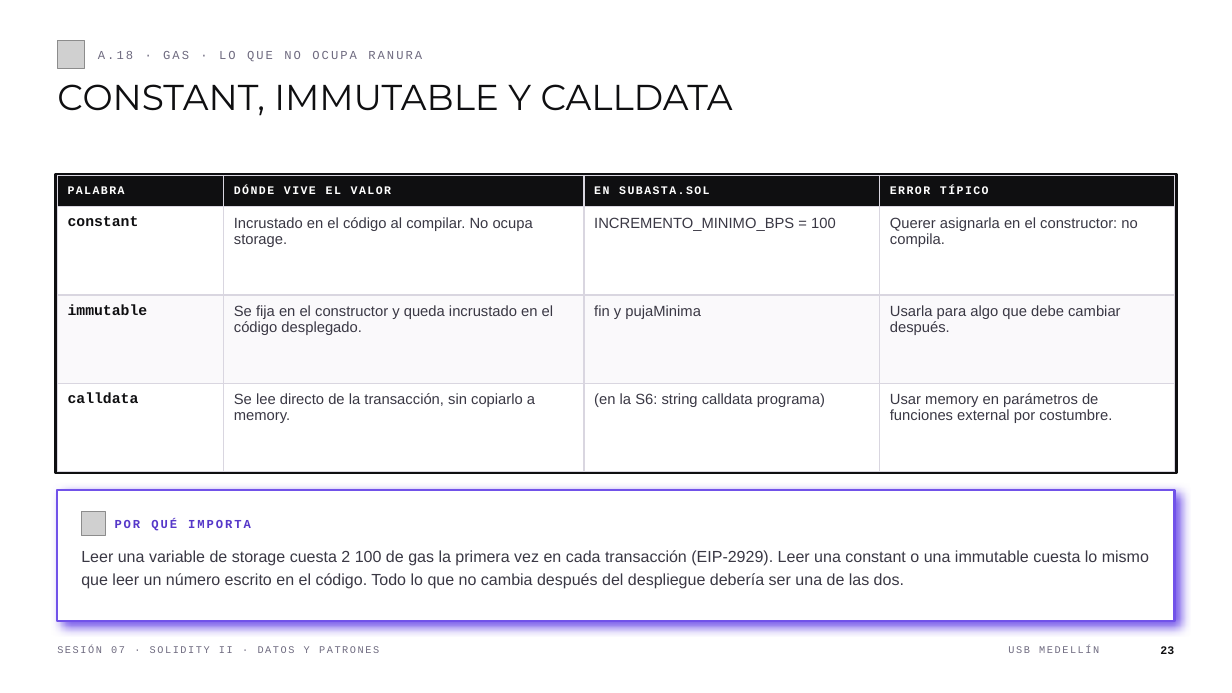
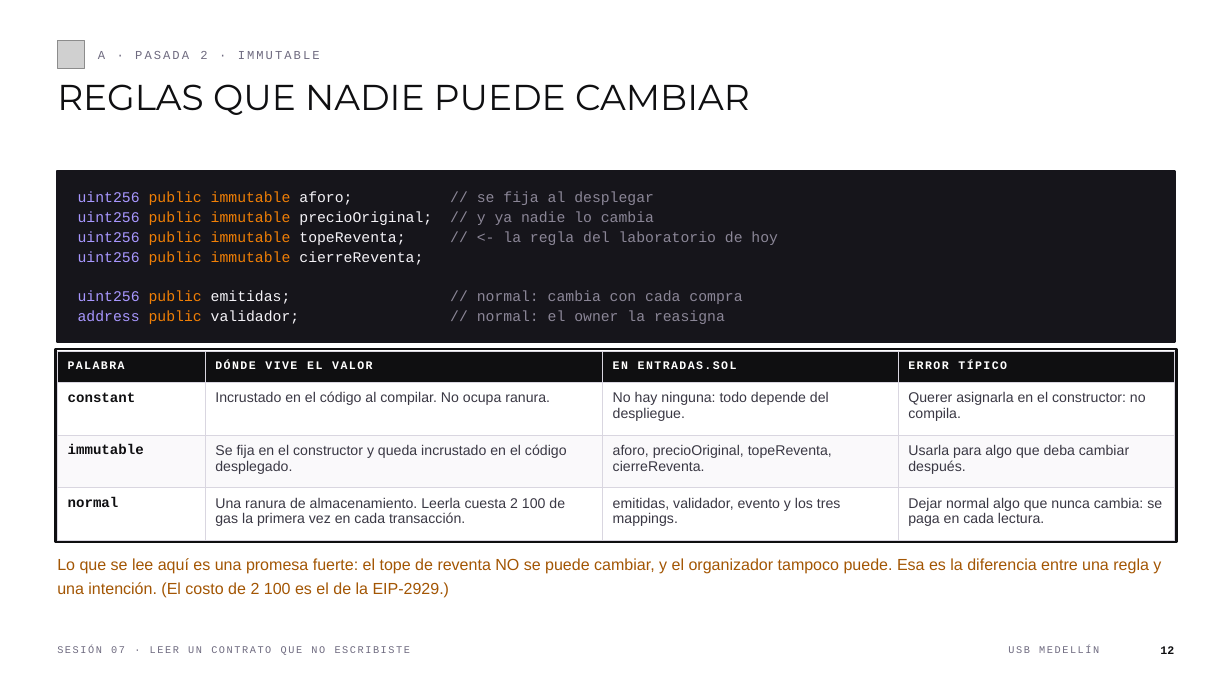
Before and after one commit to andresdapena81/curso-blockchain-web3-usb, a slide deck: slide 12 of material/Sesion-07-Blockchain-Web3.pptx (slide 23 before the commit). Drawn at 1232x693 pixels with LibreOffice and Linux fonts; fonts in the diff are those of the drawing; grey boxes stand for pictures. Boxes give left, top, right and bottom in pixels: in the first picture for what was removed or moved away, otherwise in the second. Text is boxed around its words. In the diff, an @@ line names an element or a change of style, - is before the commit and + after.

```diff
--- a/material/Sesion-07-Blockchain-Web3.pptx
+++ b/material/Sesion-07-Blockchain-Web3.pptx
@@ text at (x1=98, y1=51, x2=320, y2=59): text changed @@
-A.18 · GAS · LO QUE NO OCUPA RANURA
+A · PASADA 2 · IMMUTABLE
@@ text at (x1=57, y1=84, x2=750, y2=115): text changed @@
-CONSTANT, IMMUTABLE Y CALLDATA
+REGLAS QUE NADIE PUEDE CAMBIAR
@@ table removed at (x1=57, y1=176, x2=1175, y2=427), 4 rows, 4 columns @@
-PALABRA | DÓNDE VIVE EL VALOR | EN SUBASTA.SOL | ERROR TÍPICO
-constant | Incrustado en el código al compilar. No ocupa storage. | INCREMENTO_MINIMO_BPS = 100 | Querer asignarla en el constructor: no compila.
-immutable | Se fija en el constructor y queda incrustado en el código desplegado. | fin y pujaMinima | Usarla para algo que debe cambiar después.
-calldata | Se lee directo de la transacción, sin copiarlo a memory. | (en la S6: string calldata programa) | Usar memory en parámetros de funciones external por costumbre.
@@ rectangle added at (x1=57, y1=171, x2=1175, y2=342), fill #16151B, outline #16151B 1.75 pt @@
@@ text added at (x1=78, y1=191, x2=778, y2=324), 11.5 pt, text #8B8697 @@
+uint256 public immutable aforo; // se fija al desplegar
+uint256 public immutable precioOriginal; // y ya nadie lo cambia
+uint256 public immutable topeReventa; // <- la regla del laboratorio de hoy
+uint256 public immutable cierreReventa;
+uint256 public emitidas; // normal: cambia con cada compra
+address public validador; // normal: el owner la reasigna
@@ rectangle resized from (x1=55, y1=174, x2=1177, y2=473) to (x1=55, y1=349, x2=1177, y2=543) @@
@@ table added at (x1=57, y1=351, x2=1175, y2=530), 4 rows, 4 columns @@
+PALABRA | DÓNDE VIVE EL VALOR | EN ENTRADAS.SOL | ERROR TÍPICO
+constant | Incrustado en el código al compilar. No ocupa ranura. | No hay ninguna: todo depende del despliegue. | Querer asignarla en el constructor: no compila.
+immutable | Se fija en el constructor y queda incrustado en el código desplegado. | aforo, precioOriginal, topeReventa, cierreReventa. | Usarla para algo que deba cambiar después.
+normal | Una ranura de almacenamiento. Leerla cuesta 2 100 de gas la primera vez en cada transacción. | emitidas, validador, evento y los tres mappings. | Dejar normal algo que nunca cambia: se paga en cada lectura.
@@ rectangle removed at (x1=57, y1=490, x2=1175, y2=621) @@
@@ picture removed at (x1=81, y1=512, x2=105, y2=536) @@
@@ text at (x1=57, y1=558, x2=1161, y2=598): text changed; size 9.5 to 12.5 pt; font Courier New to Arial; text colour #5638C9 to #A35604; bold off @@
-POR QUÉ IMPORTA
+Lo que se lee aquí es una promesa fuerte: el tope de reventa NO se puede cambiar, y el organizador tampoco puede. Esa es la diferencia entre una regla y una intención. (El costo de 2 100 es el de la EIP-2929.)
@@ text "Lo que se lee aquí ..." at (x1=57, y1=558, x2=1161, y2=598): vertical alignment middle to top @@
@@ text removed at (x1=81, y1=550, x2=1149, y2=589) @@
-Leer una variable de storage cuesta 2 100 de gas la primera vez en cada transacción (EIP-2929). Leer una constant o una immutable cuesta lo mismo que leer un número escrito en el código. Todo lo que no cambia después del despliegue debería ser una de las dos.
@@ text at (x1=57, y1=646, x2=410, y2=655): text changed @@
-SESIÓN 07 · SOLIDITY II · DATOS Y PATRONES
+SESIÓN 07 · LEER UN CONTRATO QUE NO ESCRIBISTE
@@ text at (x1=1160, y1=646, x2=1174, y2=654): text changed @@
-23
+12
```
Also in this commit, not shown: 12 other slides changed, 32 slides added, 32 slides removed, 14 other files.
